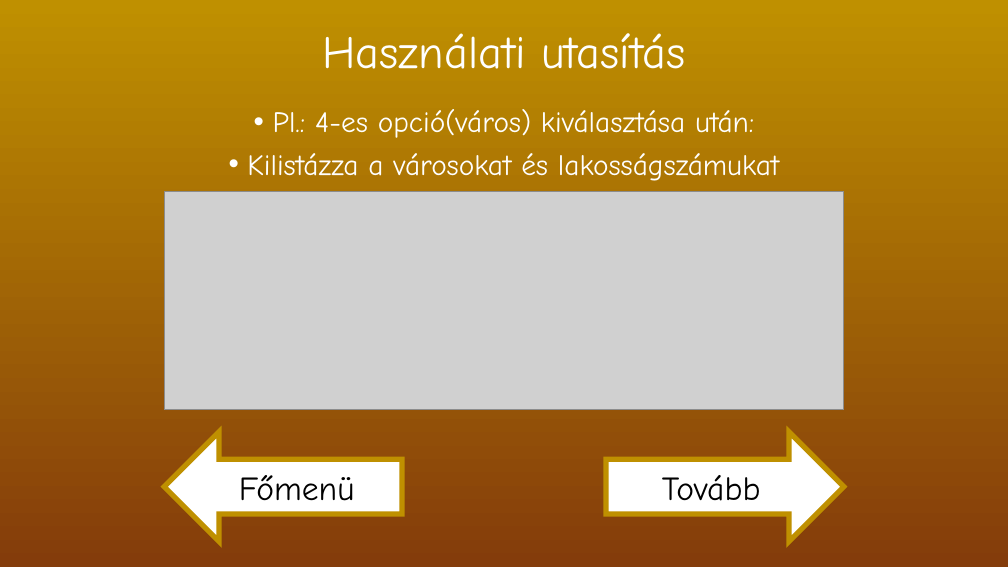
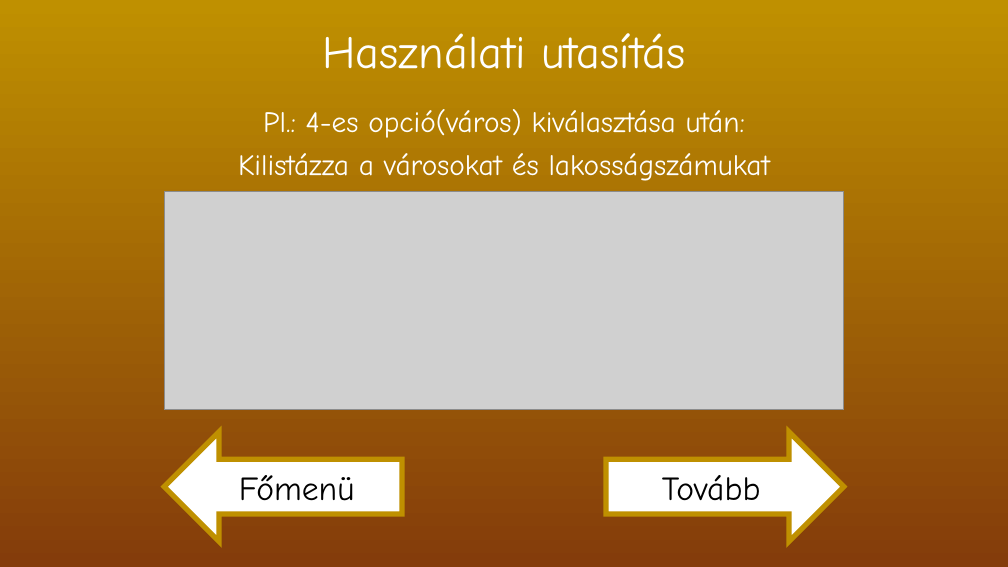
Before and after one commit to boying1819/N-psz-ml-l-s_projekjte, a slide deck: slide 9 of Népességszámlálás 2025.pptx. Drawn at 1008x567 pixels with LibreOffice and Linux fonts; fonts in the diff are those of the drawing; grey boxes stand for pictures. Boxes give left, top, right and bottom in pixels: in the first picture for what was removed or moved away, otherwise in the second. Text is boxed around its words. In the diff, an @@ line names an element or a change of style, - is before the commit and + after.

```diff
--- a/Népességszámlálás 2025.pptx
+++ b/Népességszámlálás 2025.pptx
@@ text "Pl.: 4-es opció(város) kiválasztása után:" at box(238, 109, 770, 181): bullet • to none @@
```
Also in this commit, not shown: 5 other slides changed.
